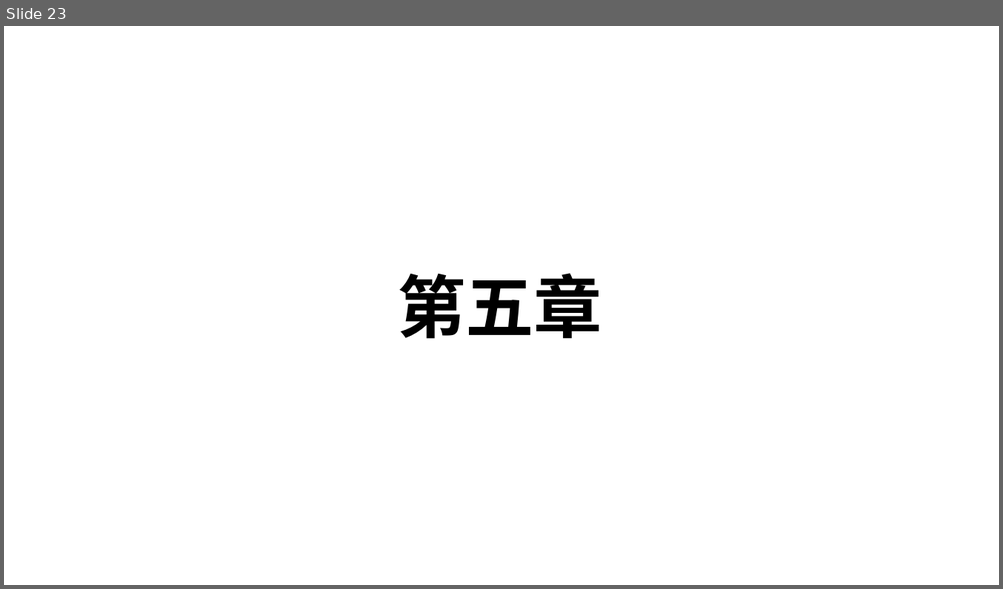
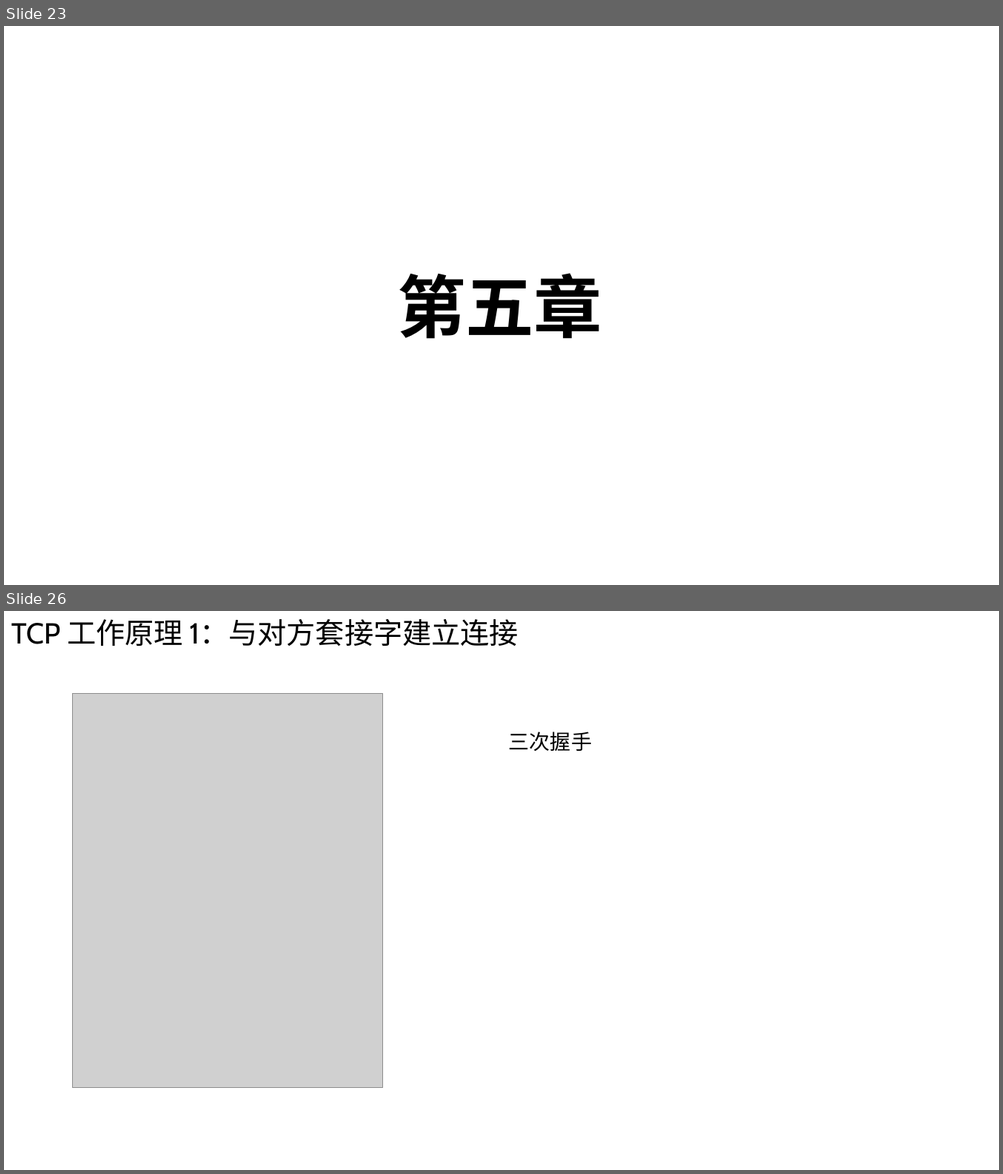
Before and after one commit to Chao200/TCP-IP-Network-Programming, a slide deck: TCP:IP 网络编程.pptx. Shown one above the other, each under a label of ours: slide 23 before the commit, slides 23 and 26 after it; the slides between them are not shown. The pictures are 1003x589 and 1003x1174 pixels, drawn with LibreOffice and Linux fonts; fonts in the diff are those of the drawing; grey boxes stand for pictures. Boxes give left, top, right and bottom in pixels: in the first picture for what was removed or moved away, otherwise in the second. Text is boxed around its words. In the diff, an @@ line names an element or a change of style, - is before the commit and + after.

```diff
--- a/TCP:IP 网络编程.pptx
+++ b/TCP:IP 网络编程.pptx
@@ slide 26 added at [4, 611, 999, 1170], background #FFFFFF @@
@@ text added at [11, 619, 518, 646], 28 pt, text #000000 @@
+TCP 工作原理 1：与对方套接字建立连接
@@ picture added at [73, 693, 382, 1088] @@
@@ text added at [509, 732, 592, 752], 20 pt, text #000000 @@
+三次握手
```
Also in this commit, not shown: 4 other slides added, 5 slides removed.
